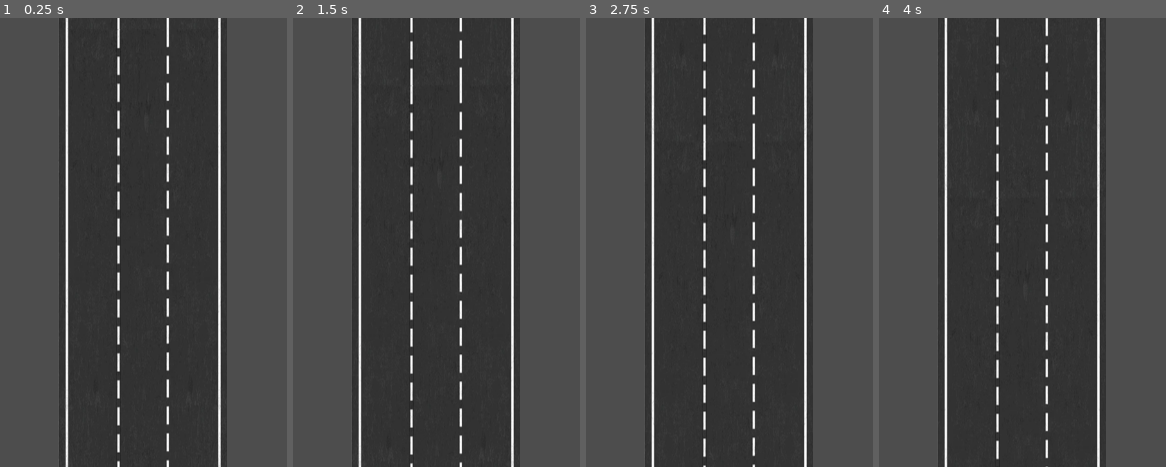
Above: before the commit, frames 1-4 (left to right).
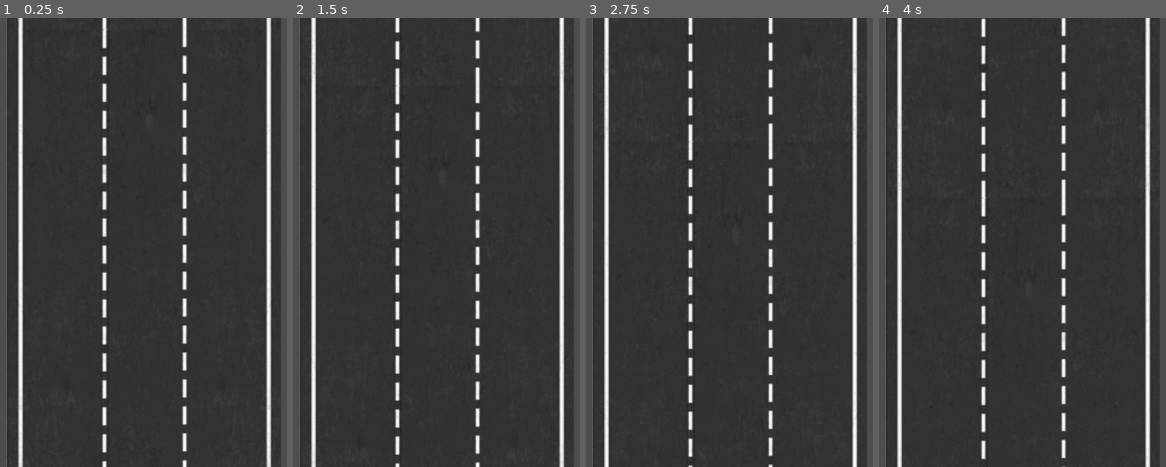
Above: after the commit, the same moments.

Repository: Culn/RoadrageTHEGAME
Game: Godot game, scene res://Background.tscn
Same seed, same stepped clock (60 frames per second), same inputs: the game is played once before the commit and once after it. This scene is started directly instead of the project's main scene.
Inputs:
- Up to frame 1 (0.25 s): no input
- Up to frame 2 (1.5 s): hold D (move_right) 0.53-1.28 s; hold S (move_down) from 1.28 s (still down)
- Up to frame 3 (2.75 s): release S (move_down) at 2.03 s; hold D (move_right) from 2.03 s (still down)
- Up to frame 4 (4 s): release D (move_right) at 2.78 s; hold W (move_up) 2.78-3.53 s; hold A (move_left) from 3.53 s (still down)

The runs differ from the first frame. In frame 1, 37% of the frame differs, in the area x 2-98%, y 0-100%; in frame 2, 37%; in frame 3, 37%; in frame 4, 37%.

Commit message:
mapcommit2

Diff:
--- a/road-endangerment-the-game/Background.tscn
+++ b/road-endangerment-the-game/Background.tscn
@@ -10,7 +10,7 @@
 shader = ExtResource("1_hv1hj")
 
 [node name="Control" type="Control"]
-texture_repeat = 1
+texture_repeat = 2
 material = SubResource("ShaderMaterial_nkef3")
 layout_mode = 3
 anchors_preset = 15
@@ -27,8 +27,8 @@
 anchor_left = 0.5
 anchor_right = 0.5
 anchor_bottom = 1.0
-offset_left = -122.0
-offset_right = 122.0
+offset_left = -197.0
+offset_right = 200.0
 grow_horizontal = 2
 grow_vertical = 2
 texture = ExtResource("1_1wyx0")
